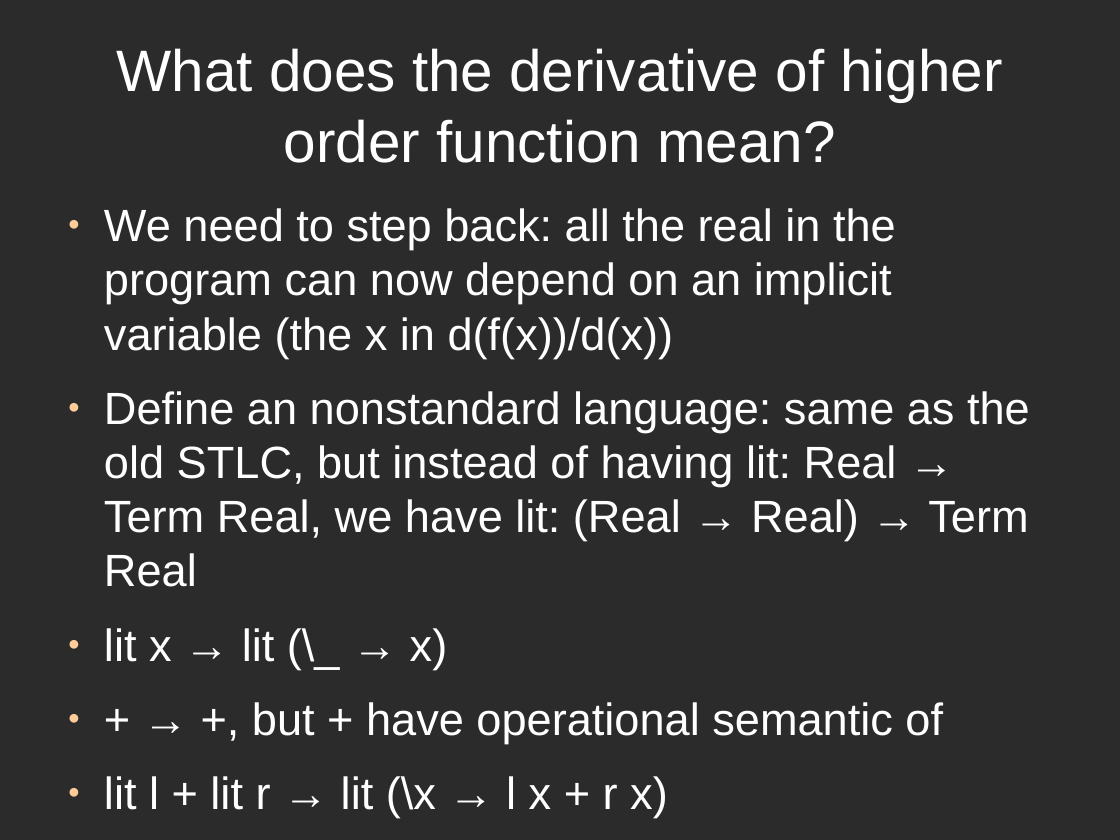
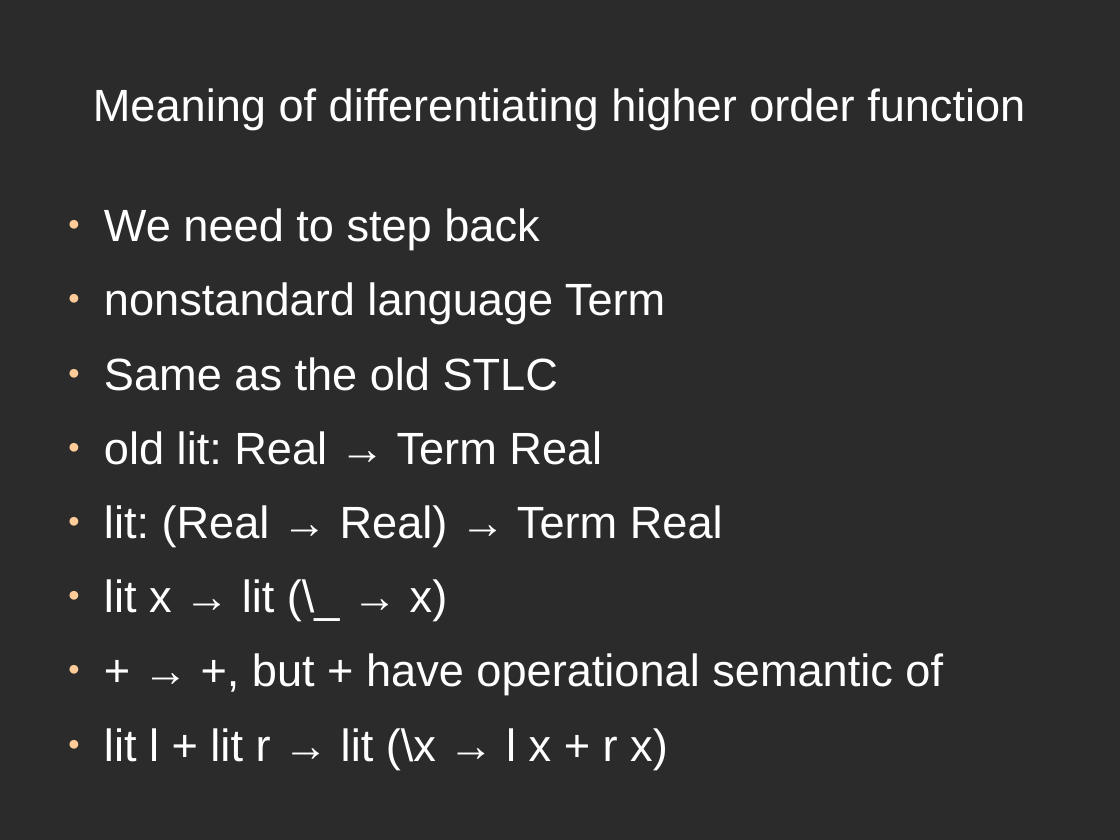
Before and after one commit to ThoughtWorksInc/DeepDarkFantasy, a slide deck: slide 16 of Talk.odp (slide 12 before the commit). Drawn at 1120x840 pixels with LibreOffice and Linux fonts; fonts in the diff are those of the drawing; background and template pictures are left out; a plain dark background stands for a picture behind light text. Boxes give left, top, right and bottom in pixels: in the first picture for what was removed or moved away, otherwise in the second. Text is boxed around its words. In the diff, an @@ line names an element or a change of style, - is before the commit and + after.

```diff
--- a/Talk.odp
+++ b/Talk.odp
@@ title at [93, 88, 1025, 130]: text changed; size 41.4 to 32 pt @@
-What does the derivative of higher order function mean?
+Meaning of differentiating higher order function
@@ text at [104, 208, 723, 547]: text changed @@
-● We need to step back: all the real in the program can now depend on an implicit variable (the x in d(f(x))/d(x))
-● Define an nonstandard language: same as the old STLC, but instead of having lit: Real → Term Real, we have lit: (Real → Real) → Term Real
+● We need to step back
+● nonstandard language Term
+● Same as the old STLC
+● old lit: Real → Term Real
+● lit: (Real → Real) → Term Real
```
Also in this commit, not shown: 26 other slides changed, 9 slides added, 1 slide removed.
